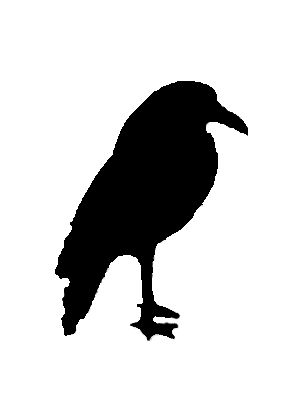
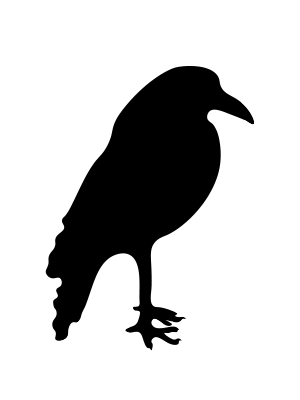
Comparing the layer stacks of the two w=300, h=400 images. Changes:
added layer "Layer 5" above "Layer 4" over box(45, 66, 255, 351)
hid "Layer 4", painted on it over box(45, 66, 255, 351)
